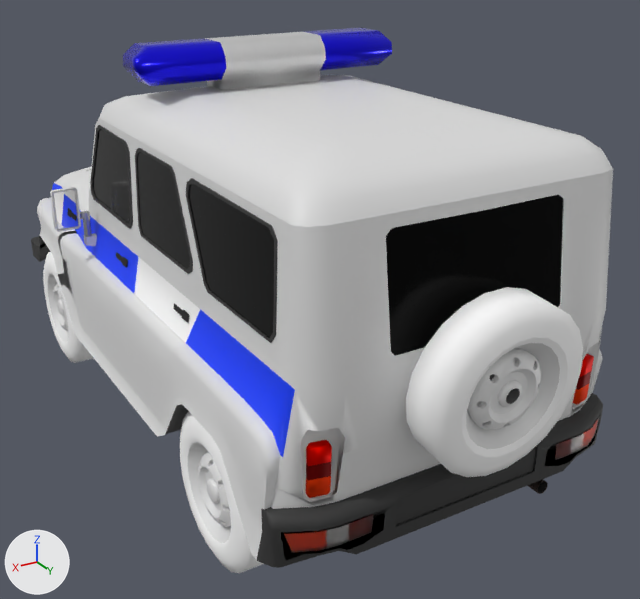
An edit to the glTF model static/police.gltf, drawn before and after from the same camera.
One viewpoint serves both versions: a 50 mm lens placed at (2.23, 4.16, 1.85), pointed at (-0.18, 0.13, -0.17). Lighting does not change. The marker at lower left points along +X, +Y and +Z. Where no turn or scale is listed for an object, it has been applied to the vertices.

The scene before the commit, as lines of its bpy script (objects in view):
```python
ob_куб = bpy.data.objects.new('Куб', me_куб)
ob_куб.location = (0.0, 1.612, 0.0)
ob_цилиндр = bpy.data.objects.new('Цилиндр', me_цилиндр_002)
ob_цилиндр.location = (0.801, 0.934, -0.607)
ob_цилиндр_001 = bpy.data.objects.new('Цилиндр.001', me_цилиндр_012)
ob_цилиндр_001.location = (0.801, 0.934, -0.607)
ob_цилиндр_004 = bpy.data.objects.new('Цилиндр.004', me_цилиндр_015)
ob_цилиндр_004.location = (0.801, -1.546, -0.607)
ob_цилиндр_005 = bpy.data.objects.new('Цилиндр.005', me_цилиндр_016)
ob_цилиндр_005.location = (0.801, -1.546, -0.607)
# also in view: 'Плоскость.009' at (0.0, 1.68, 0.27); 'Плоскость.008' at (0.0, 0.51, 0.95); 'Плоскость.001' at (0.0, -1.64, 0.16); 'Плоскость.002' at (0.0, -1.49, -0.27); 'Плоскость.003' at (0.0, 0.43, 0.15)
```
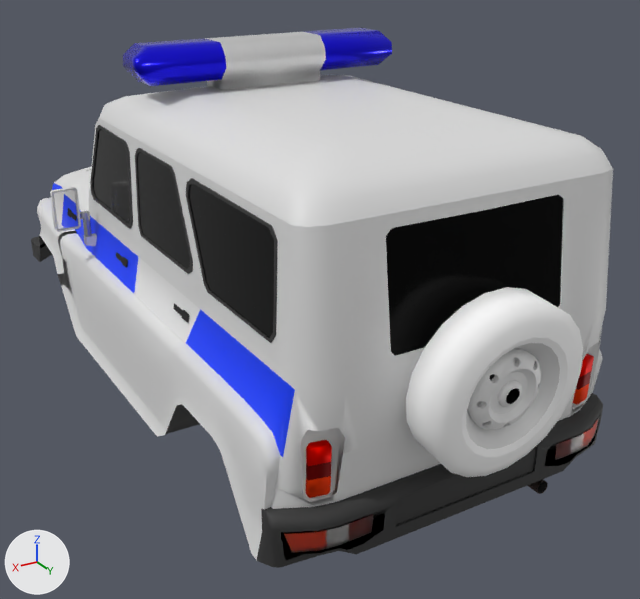
Changed parts and their boxes [x1, y1, x2, y2] in the pictures (640 x 599 px):
'Цилиндр.001', deleted
    before: [180, 412, 263, 573]
    faces in mat_материал_014 (white #ffffff): [180, 412, 250, 573]
    faces in mat_материал_013 (white #ffffff): [241, 550, 263, 573]
'Цилиндр', deleted
    before: [188, 442, 231, 543]
'Цилиндр.005', deleted
    before: [43, 252, 93, 363]
    faces in mat_материал_014 (white #ffffff): [43, 252, 80, 363]
    faces in mat_материал_013 (white #ffffff): [75, 342, 93, 363]
'Цилиндр.004', deleted
    before: [48, 274, 68, 342]

Edits to the bpy script that builds the scene:
```text
Remove ob_цилиндр_004:
    ob_цилиндр_004 = bpy.data.objects.new('Цилиндр.004', me_цилиндр_015)
    ob_цилиндр_004.location = (0.801, -1.546, -0.607)
Remove ob_цилиндр_005:
    ob_цилиндр_005 = bpy.data.objects.new('Цилиндр.005', me_цилиндр_016)
    ob_цилиндр_005.location = (0.801, -1.546, -0.607)
Remove ob_цилиндр:
    ob_цилиндр = bpy.data.objects.new('Цилиндр', me_цилиндр_002)
    ob_цилиндр.location = (0.801, 0.934, -0.607)
Remove ob_цилиндр_001:
    ob_цилиндр_001 = bpy.data.objects.new('Цилиндр.001', me_цилиндр_012)
    ob_цилиндр_001.location = (0.801, 0.934, -0.607)
```
